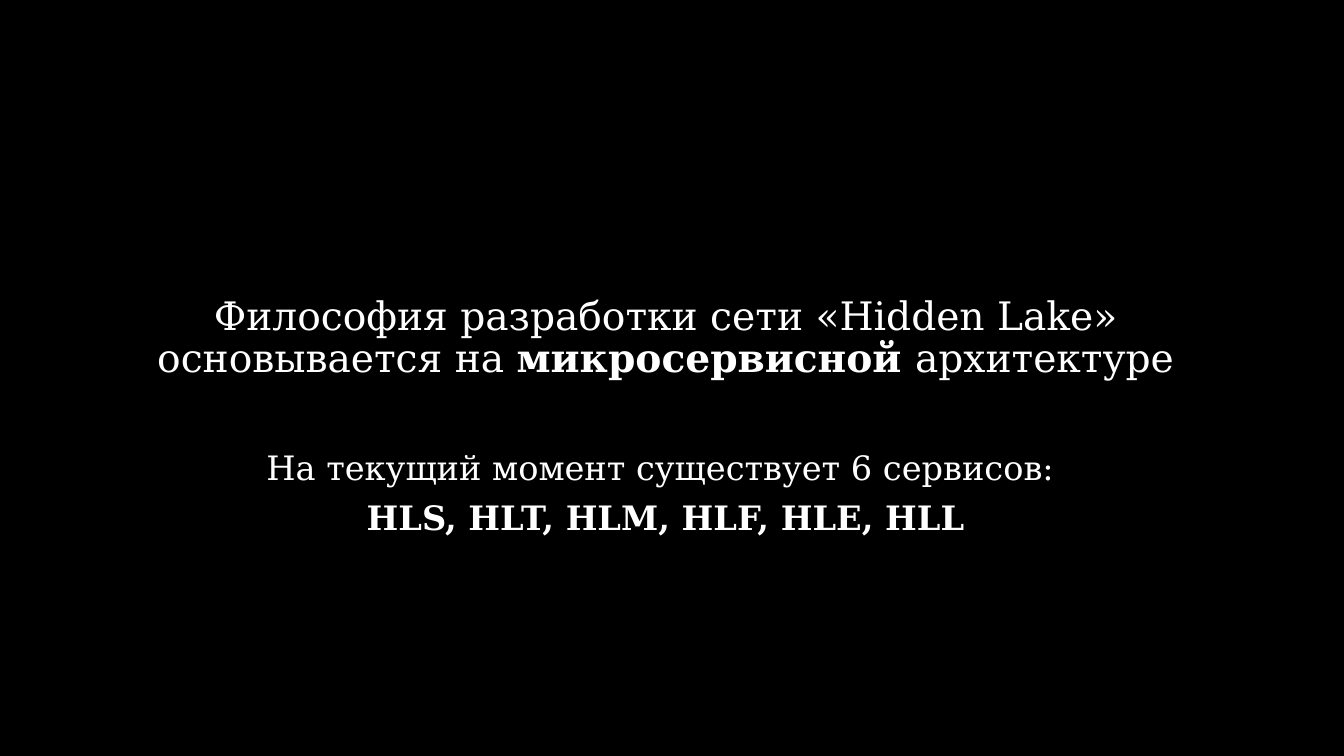
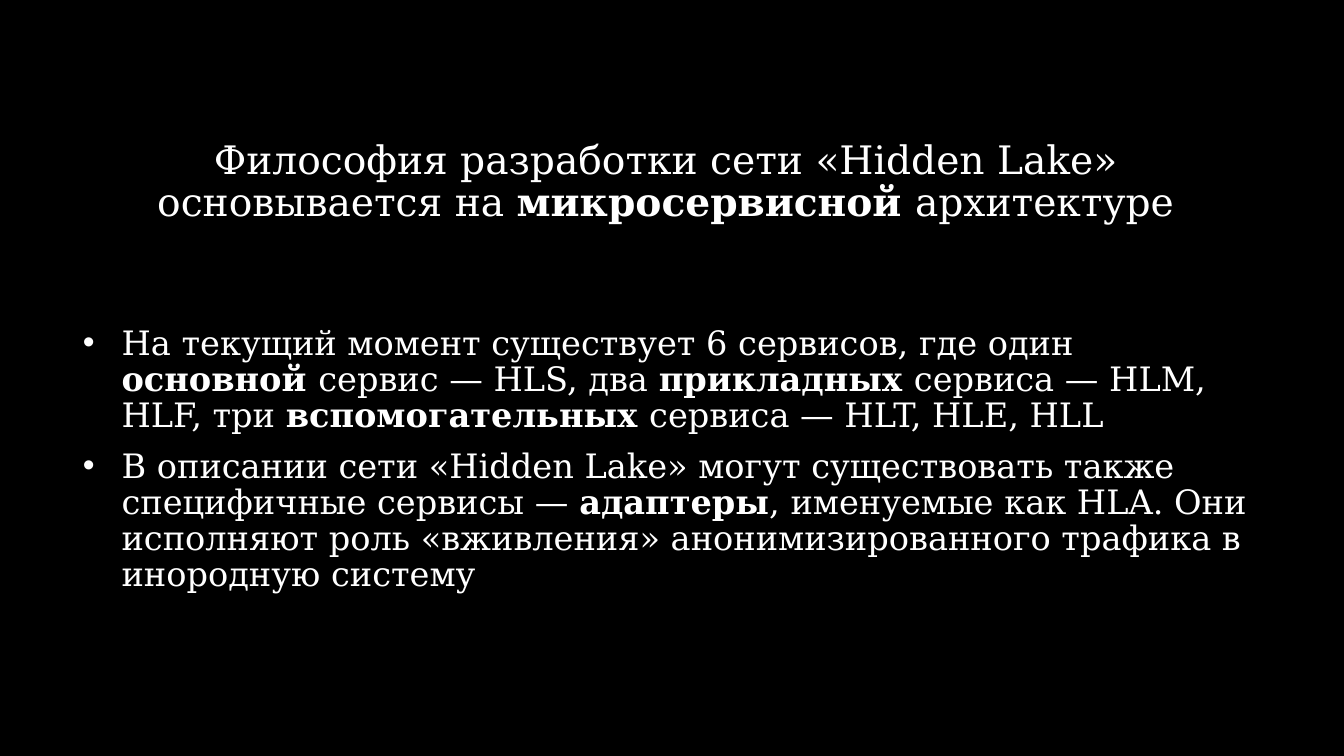
Before and after one commit to number571/go-peer, a slide deck: slide 12 of docs/hidden_lake_anonymous_network_view.pptx (slide 11 before the commit). Drawn at 1344x756 pixels with LibreOffice and Linux fonts; fonts in the diff are those of the drawing. Boxes give left, top, right and bottom in pixels: in the first picture for what was removed or moved away, otherwise in the second. Text is boxed around its words. In the diff, an @@ line names an element or a change of style, - is before the commit and + after.

```diff
--- a/docs/hidden_lake_anonymous_network_view.pptx
+++ b/docs/hidden_lake_anonymous_network_view.pptx
@@ text added at (157, 143, 1174, 225), 28 pt, text #FFFFFF @@
+Философия разработки сети «Hidden Lake» основывается на микросервисной архитектуре
@@ text at (122, 330, 1246, 594): text changed; size 28 to 24 pt @@
-Философия разработки сети «Hidden Lake» основывается на микросервисной архитектуре
-На текущий момент существует 6 сервисов:
-HLS, HLT, HLM, HLF, HLE, HLL
+• На текущий момент существует 6 сервисов, где один основной сервис — HLS, два прикладных сервиса — HLM, HLF, три вспомогательных сервиса — HLT, HLE, HLL
+• В описании сети «Hidden Lake» могут существовать также специфичные сервисы — адаптеры, именуемые как HLA. Они исполняют роль «вживления» анонимизированного трафика в инородную систему
```
Also in this commit, not shown: 8 other slides changed, 6 slides added, 5 slides removed, 3 other files.
